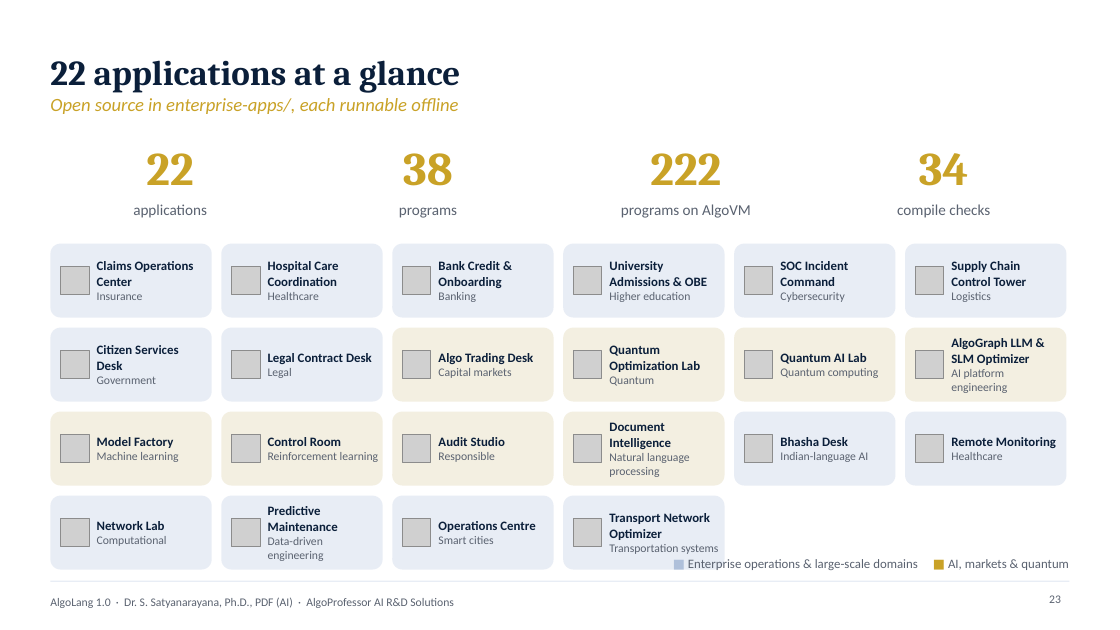
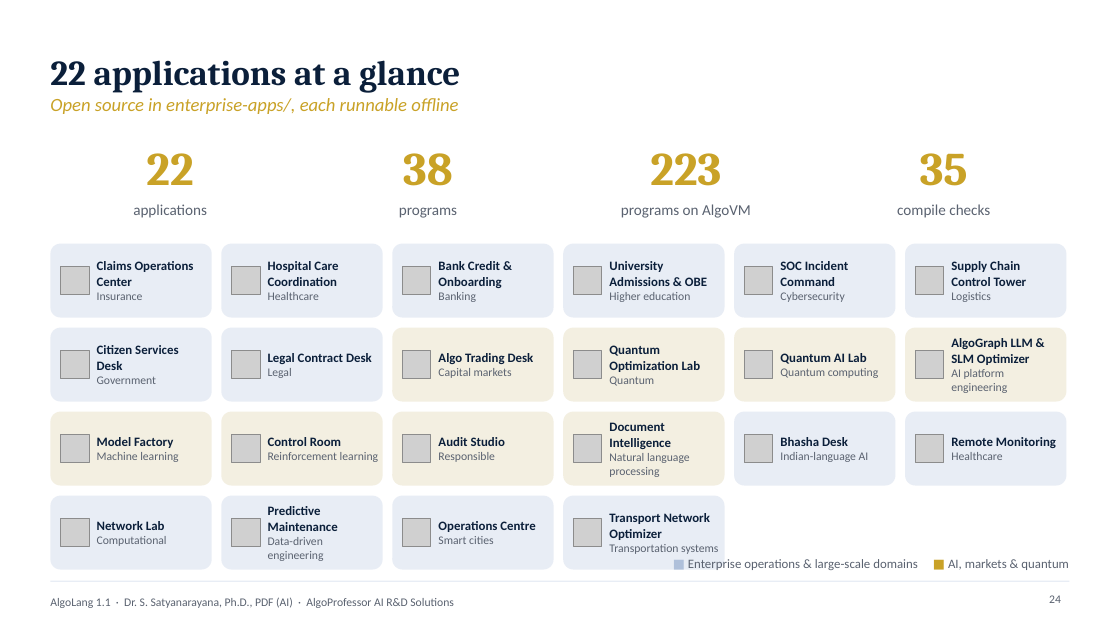
Before and after one commit to drssnaiml1-cell/algolang, a slide deck: slide 24 of docs/presentation/AlgoLang_Presentation.pptx (slide 23 before the commit). Drawn at 1120x630 pixels with LibreOffice and Linux fonts; fonts in the diff are those of the drawing; grey boxes stand for pictures. Boxes give left, top, right and bottom in pixels: in the first picture for what was removed or moved away, otherwise in the second. Text is boxed around its words. In the diff, an @@ line names an element or a change of style, - is before the commit and + after.

```diff
--- a/docs/presentation/AlgoLang_Presentation.pptx
+++ b/docs/presentation/AlgoLang_Presentation.pptx
@@ text at [650,153,721,186]: text changed @@
-222
+223
@@ text at [920,153,968,186]: text changed @@
-34
+35
@@ text at [50,597,454,608]: text changed @@
-AlgoLang 1.0 · Dr. S. Satyanarayana, Ph.D., PDF (AI) · AlgoProfessor AI R&D Solutions
+AlgoLang 1.1 · Dr. S. Satyanarayana, Ph.D., PDF (AI) · AlgoProfessor AI R&D Solutions
@@ page number at [1049,595,1061,603]: text changed @@
-23
+24
```
Also in this commit, not shown: 33 other slides changed, 1 slide added, 31 other files.
